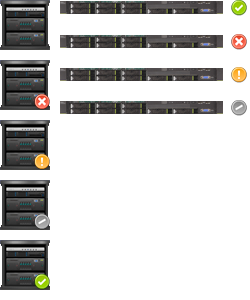
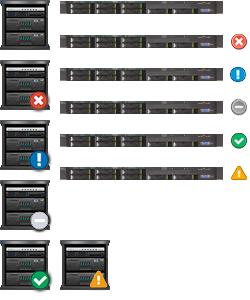
Revision of a layered 250 x 300 image; what changed, layer by layer:
removed layer "图层 5 副本" over [231,100,247,116]
renamed "图层 6 副本" to "图层 6", opacity 100% → 21%, blend normal → color dodge, moved it above "图层 5", painted on it over [60,35,247,148]
renamed "图层 4 副本" to "图层 5", painted on it over [231,67,247,147]
renamed "图层 3 副本" to "图层 4", opacity 100% → 44%, blend normal → color dodge, painted on it over [230,34,247,82]
removed layer "图层 2 副本" over [231,0,247,16]
renamed "图层 6" to "图层 3", painted on it over [230,1,245,81]
renamed "图层 1 副本 3" to "图层 3 副本", moved it above "图层 2", painted on it over [0,166,247,230]
removed layer "图层 1 副本 2" over [0,120,50,170]
removed layer "图层 1 副本" over [0,60,50,110]
removed layer "图层 1" over [0,0,50,50]
renamed "图层 5" to "图层 2", painted on it over [34,167,246,230]
renamed "图层 4" to "图层 1 副本", painted on it over [34,154,223,180]
renamed "图层 3" to "图层 1", painted on it over [34,94,247,149]
renamed "图层 2" to "图层 0", painted on it over [0,0,247,293]
removed layer "图层 1 副本 4" over [0,240,50,290]
